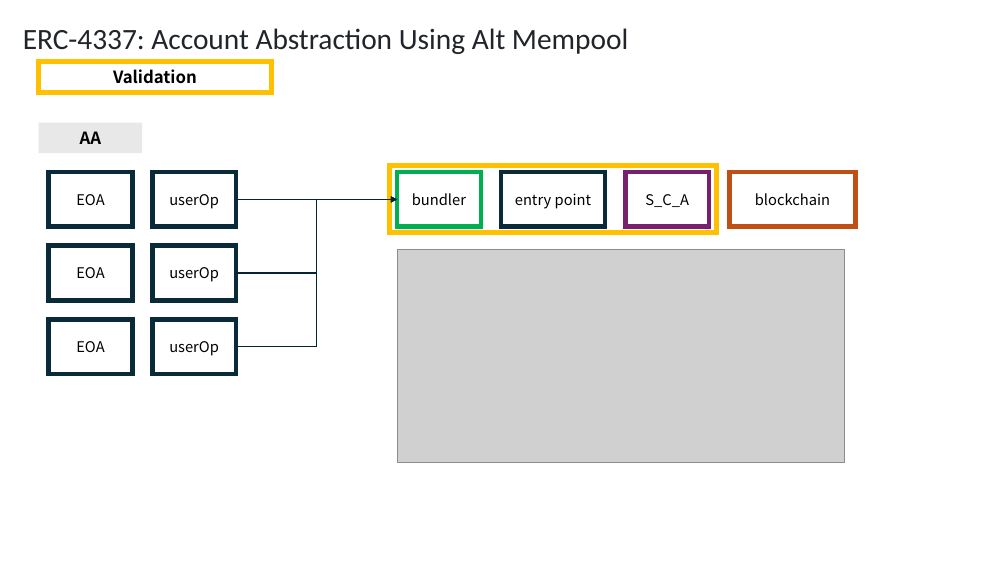
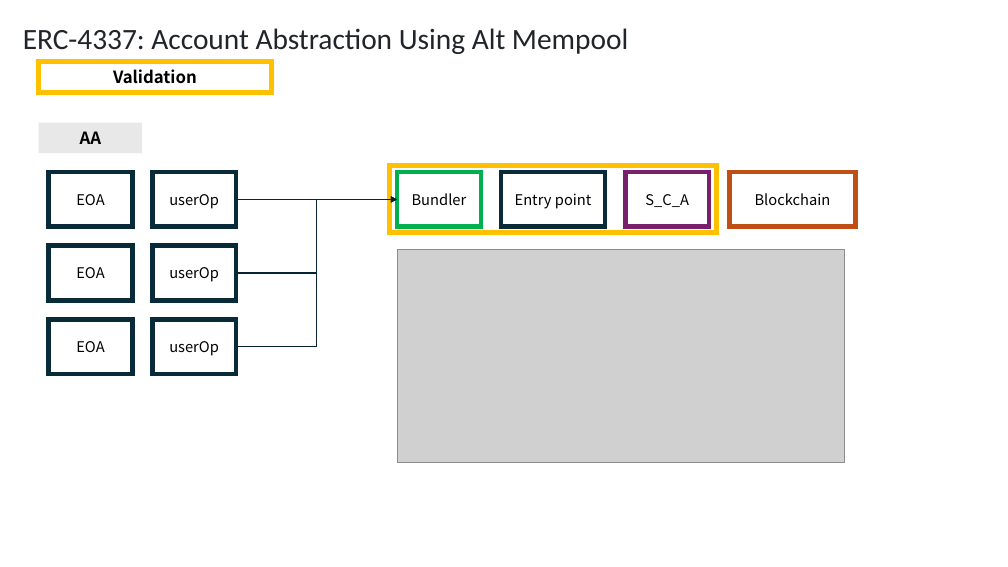
Before and after one commit to yyyljy/erc4337_alchemybundler, a slide deck: slide 8 of ERC4337.pptx (slide 6 before the commit). Drawn at 1008x567 pixels with LibreOffice and Linux fonts; fonts in the diff are those of the drawing; grey boxes stand for pictures. Boxes give left, top, right and bottom in pixels: in the first picture for what was removed or moved away, otherwise in the second. Text is boxed around its words. In the diff, an @@ line names an element or a change of style, - is before the commit and + after.

```diff
--- a/ERC4337.pptx
+++ b/ERC4337.pptx
@@ text in rectangle at [412, 193, 467, 205]: text changed @@
-bundler
+Bundler
@@ text in rectangle at [515, 193, 592, 209]: text changed @@
-entry point
+Entry point
@@ text in rectangle at [755, 193, 831, 205]: text changed @@
-blockchain
+Blockchain
```
Also in this commit, not shown: 4 other slides changed, 10 slides added, 4 other files.
